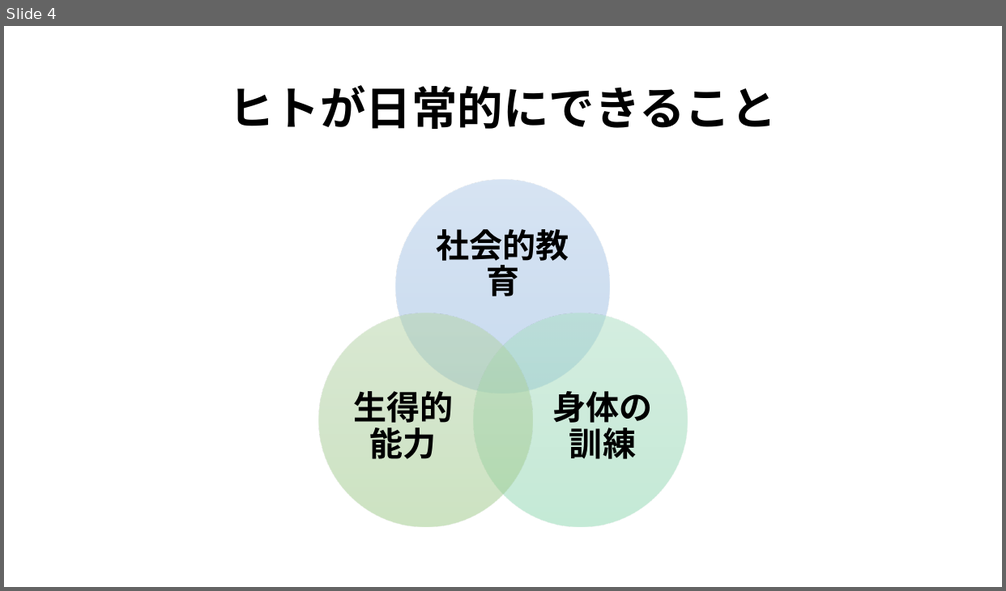
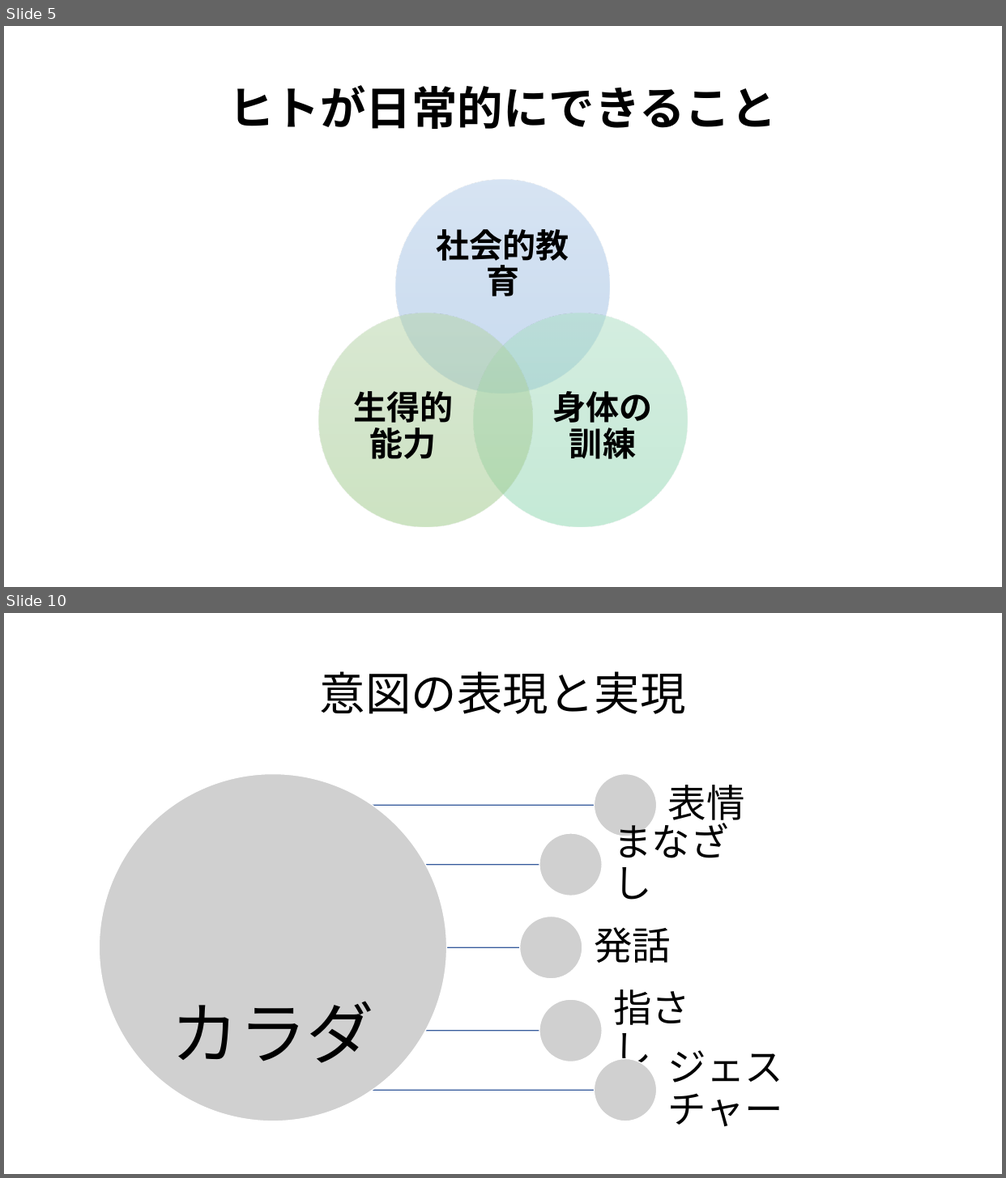
Before and after one commit to satoyoshiharu/docs, a slide deck: figures.pptx. Shown one above the other, each under a label of ours: slide 4 before the commit, slides 5 and 10 after it; the slides between them are not shown. The pictures are 1006x591 and 1006x1178 pixels, drawn with LibreOffice and Linux fonts; fonts in the diff are those of the drawing; grey boxes stand for pictures. Boxes give left, top, right and bottom in pixels: in the first picture for what was removed or moved away, otherwise in the second. Text is boxed around its words. In the diff, an @@ line names an element or a change of style, - is before the commit and + after.

```diff
--- a/figures.pptx
+++ b/figures.pptx
@@ slide 10 added at (x1=4, y1=613, x2=1002, y2=1174), background #FFFFFF @@
@@ title added at (x1=320, y1=671, x2=686, y2=714), 44 pt, text #000000 @@
+意図の表現と実現
@@ group added at (x1=99, y1=774, x2=783, y2=1127): 6 pictures, 6 texts, 5 lines @@
+カラダ
+表情
+まなざし
+発話
+指さし
+ジェスチャー
@@ what was slide 4 is now slide 5 @@
```
Also in this commit, not shown: 6 other slides added.
